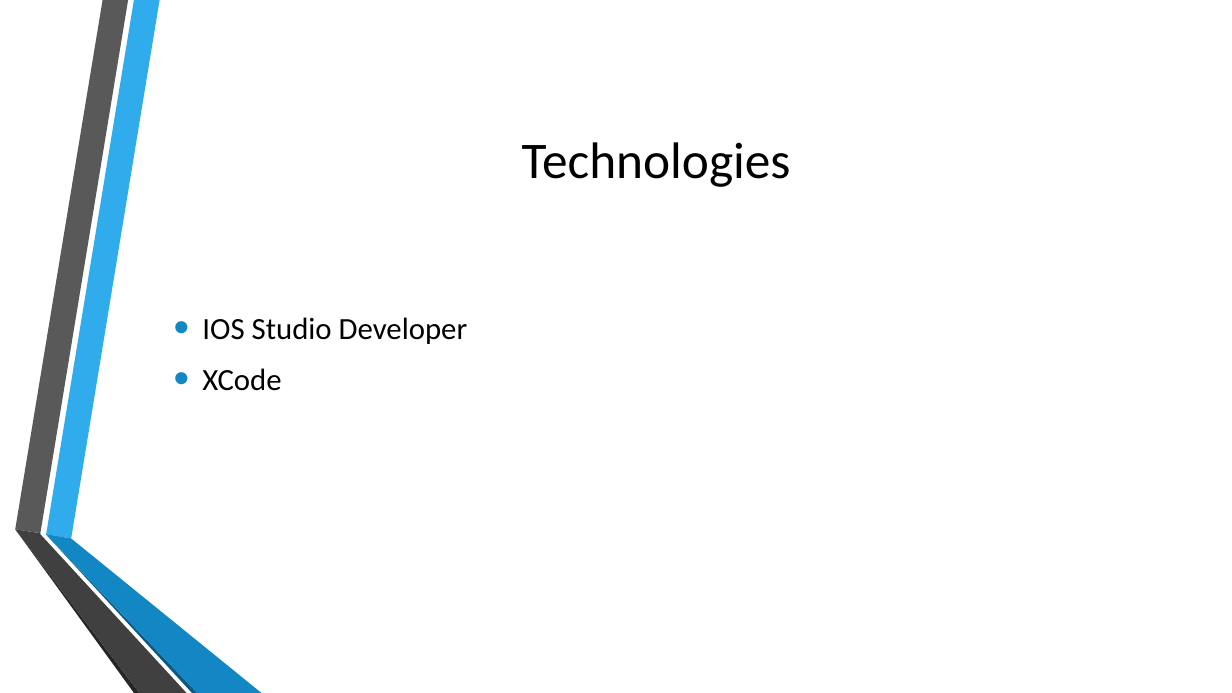
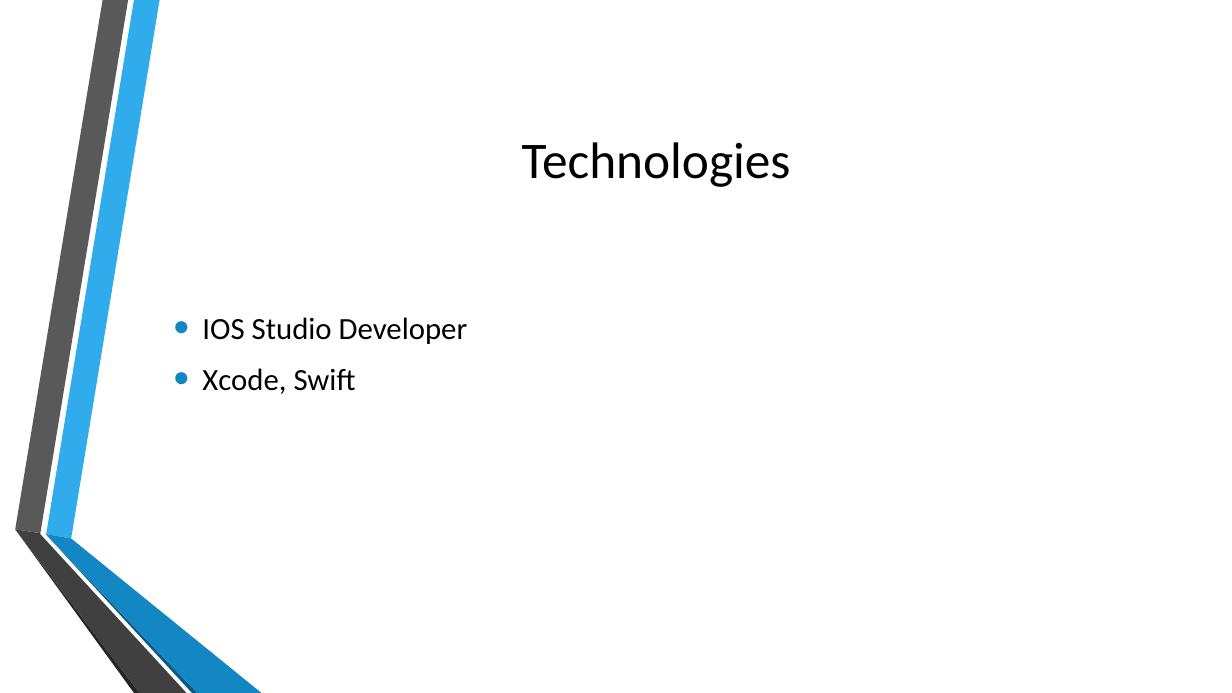
Before and after one commit to jsannyjr/A-Game-Of-Friends, a slide deck: slide 6 of Senior Project A Game of Friends.pptx. Drawn at 1232x693 pixels with LibreOffice and Linux fonts; fonts in the diff are those of the drawing; background and template pictures are left out. Boxes give left, top, right and bottom in pixels: in the first picture for what was removed or moved away, otherwise in the second. Text is boxed around its words. In the diff, an @@ line names an element or a change of style, - is before the commit and + after.

```diff
--- a/Senior Project A Game of Friends.pptx
+++ b/Senior Project A Game of Friends.pptx
@@ text at (202, 368, 356, 394): text changed @@
-• XCode
+• Xcode, Swift
```
Also in this commit, not shown: 1 other slide changed.
